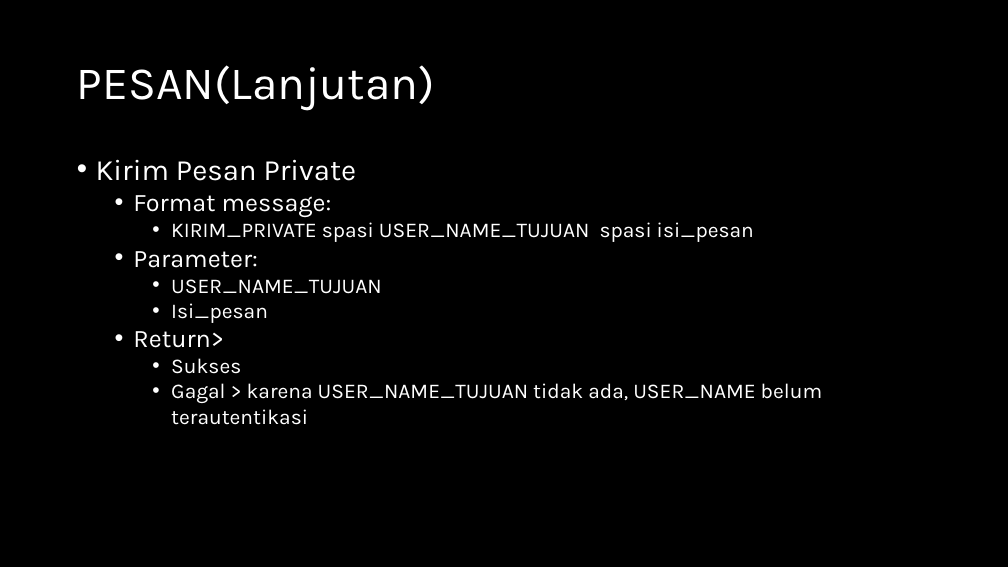
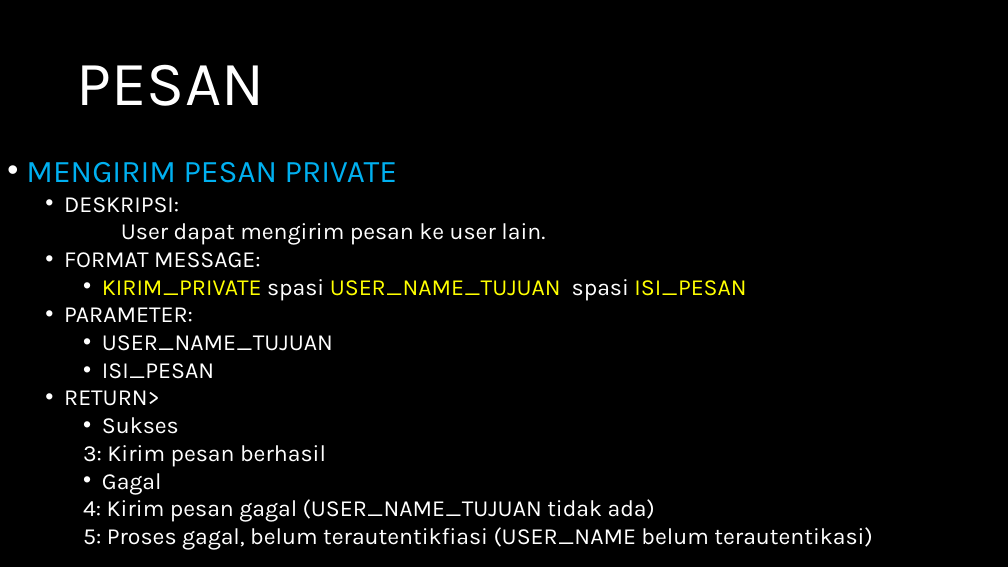
Before and after one commit to jeffrynasri/Kuliah-Progjar-E, a slide deck: slide 6 of TUGAS2_CHATSERVER/DRAFT-CHAT-SERVER.pptx (slide 5 before the commit). Drawn at 1008x567 pixels with LibreOffice and Linux fonts; fonts in the diff are those of the drawing. Boxes give left, top, right and bottom in pixels: in the first picture for what was removed or moved away, otherwise in the second. Text is boxed around its words. In the diff, an @@ line names an element or a change of style, - is before the commit and + after.

```diff
--- a/TUGAS2_CHATSERVER/DRAFT-CHAT-SERVER.pptx
+++ b/TUGAS2_CHATSERVER/DRAFT-CHAT-SERVER.pptx
@@ text at (77, 64, 265, 106): text changed; size 44 to 60 pt @@
-PESAN(Lanjutan)
+PESAN
@@ text "MENGIRIM PESAN PRIVATE": place and size @@
-text "MENGIRIM PESAN PRIVATE" at (96, 159, 823, 425)
+text "MENGIRIM PESAN PRIVATE" at (26, 162, 872, 550)
@@ text at (26, 162, 746, 322): text changed; size 20 to 22 pt @@
-• Kirim Pesan Private
-  • Format message:
-    • KIRIM_PRIVATE spasi USER_NAME_TUJUAN spasi isi_pesan
-  • Parameter:
+• MENGIRIM PESAN PRIVATE
+  • DESKRIPSI:
+  User dapat mengirim pesan ke user lain.
+  • FORMAT MESSAGE:
+    • KIRIM_PRIVATE spasi USER_NAME_TUJUAN spasi ISI_PESAN
+  • PARAMETER:
@@ text at (102, 335, 333, 434): size 20 to 22 pt in "USER_NAME_TUJUAN", "Sukses" @@
@@ text at (64, 363, 214, 406): text changed; size 20 to 22 pt @@
-    • Isi_pesan
-  • Return>
+    • ISI_PESAN
+  • RETURN>
@@ text at (83, 445, 872, 550): text changed; size 20 to 22 pt @@
-    • Gagal > karena USER_NAME_TUJUAN tidak ada, USER_NAME belum terautentikasi
+    3: Kirim pesan berhasil
+    • Gagal
+    4: Kirim pesan gagal (USER_NAME_TUJUAN tidak ada)
+    5: Proses gagal, belum terautentikfiasi (USER_NAME belum terautentikasi)
```
Also in this commit, not shown: 9 other slides changed, 3 slides added.
